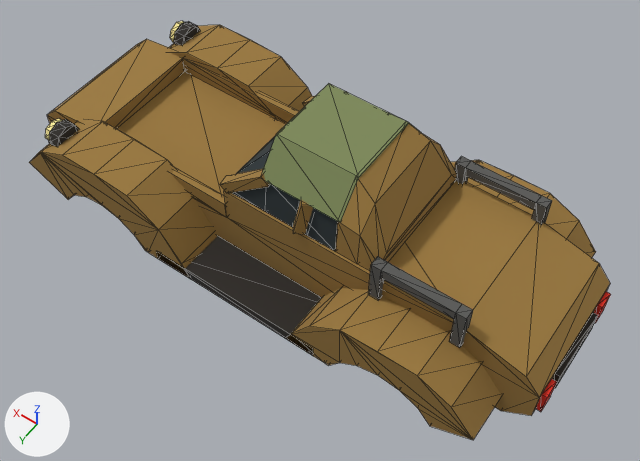
The glTF model public/models/base_courier.glb, before and after one commit.
Rendered twice from a 50 mm camera at (-2.64, 3.51, 5.13) aimed at (-0.28, 0.2, -0.06). Arrows for +X, +Y and +Z are at lower left; the lights stay in place. The picture after the commit comes second. Mesh edges are drawn as thin lines. Vertices at exactly the same position are counted once.

In view in the first picture: 'base_courier'.
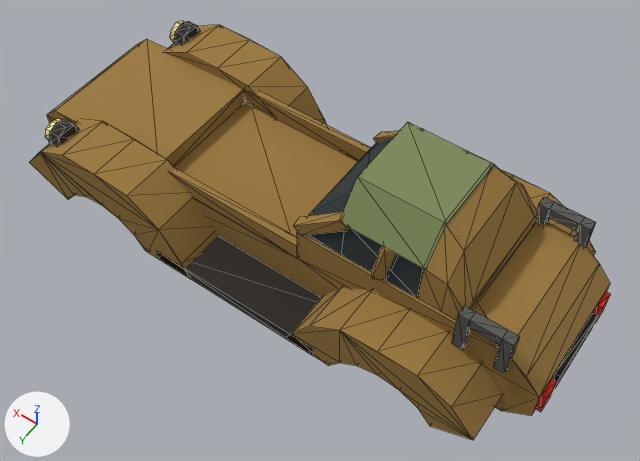
Boxes (x1, y1, x2, y2) around the edits, measured in the pictures (640 x 461 px; the box of a moved part takes in the faces that stretch with it):
part 1 of me_body, moved or reshaped: before (171, 169, 227, 218); after (171, 169, 298, 258)
part 2 of me_body, moved or reshaped: before (183, 58, 300, 124); after (243, 89, 371, 161)
part 3 of me_body, moved or reshaped: before (233, 124, 457, 271); after (307, 136, 539, 321)
part 4 of me_body, moved or reshaped: before (220, 169, 270, 193); after (293, 212, 349, 235)
part 5 of me_body, moved or reshaped: before (293, 200, 313, 235); after (372, 245, 396, 280)
part 6 of me_body, moved or reshaped: before (303, 91, 347, 106); after (373, 130, 400, 143)
part 7 of me_body, moved or reshaped: before (262, 83, 420, 222); after (341, 122, 498, 270)
part 8 of me_body, moved or reshaped: before (380, 262, 462, 319); after (468, 312, 508, 345)
part 9 of me_body, moved or reshaped: before (368, 256, 388, 300); after (452, 306, 476, 349)
part 10 of me_body, moved or reshaped: before (449, 304, 473, 348); after (494, 330, 520, 374)
part 11 of me_body, moved or reshaped: before (464, 161, 542, 210); after (547, 202, 585, 232)
part 12 of me_body, moved or reshaped: before (455, 156, 471, 184); after (537, 197, 554, 226)
part 13 of me_body, moved or reshaped: before (532, 196, 552, 225); after (574, 217, 596, 249)
part 14 of me_body, moved or reshaped: (47, 115, 538, 411) in both
part 15 of me_body, moved or reshaped: before (191, 75, 286, 196); after (251, 106, 358, 237)
part 16 of me_body, moved or reshaped: before (48, 39, 221, 194); after (48, 39, 290, 233)
part 17 of me_body, moved or reshaped: before (224, 181, 599, 397); after (297, 222, 599, 397)

What changed in the scene script:
```text
Change me_body:
    where me_body.from_pydata(...)  # 404 vertices, 692 faces; spans x -2.28..2.23, y -0.93..0.93, z -0.49..0.87
    used by ob_base_courier; location = (0.0, 0.0, 0.0)
    me_body part 1: the loose piece of 8 vertices spanning x 0.33..1.62, y 0.48..0.55, z 0.0..0.15 is moved by (-0.65, 0.0, 0.0)
    me_body part 2: the loose piece of 8 vertices spanning x 0.33..1.62, y -0.55..-0.48, z 0.0..0.15 is moved by (-0.65, 0.0, 0.0)
    me_body part 3: the loose piece of 34 vertices spanning x -0.98..0.32, y -0.52..0.52, z 0.3..0.87 is moved by (-0.65, 0.0, 0.0)
    me_body part 4: the loose piece of 8 vertices spanning x -0.07..0.36, y 0.41..0.55, z 0.29..0.65 is moved by (-0.65, 0.0, 0.0)
    me_body part 5: the loose piece of 8 vertices spanning x -0.44..-0.26, y 0.39..0.57, z 0.29..0.62 is moved by (-0.65, 0.0, 0.0)
    me_body part 6: the loose piece of 8 vertices spanning x -0.07..0.36, y -0.55..-0.41, z 0.29..0.65 is moved by (-0.65, 0.0, 0.0)
    me_body part 7: the loose piece of 8 vertices spanning x -0.65..0.0, y -0.5..0.5, z 0.61..0.87 is moved by (-0.65, 0.0, 0.0)
    me_body part 8: the loose piece of 8 vertices spanning x -1.59..-1.03, y 0.5..0.58, z 0.4..0.48 is scaled about its middle by (0.409, 1, 1), then moved by (-0.49, 0.0, 0.0)
    me_body part 9: the loose piece of 8 vertices spanning x -1.03..-0.95, y 0.5..0.58, z 0.13..0.48 is moved by (-0.65, 0.0, 0.0)
    me_body part 10: the loose piece of 8 vertices spanning x -1.66..-1.59, y 0.5..0.58, z 0.13..0.48 is moved by (-0.33, 0.0, 0.0)
    me_body part 11: the loose piece of 8 vertices spanning x -1.59..-1.03, y -0.58..-0.5, z 0.4..0.48 is scaled about its middle by (0.409, 1, 1), then moved by (-0.49, 0.0, 0.0)
    me_body part 12: the loose piece of 8 vertices spanning x -1.03..-0.95, y -0.58..-0.5, z 0.13..0.48 is moved by (-0.65, 0.0, 0.0)
    me_body part 13: the loose piece of 8 vertices spanning x -1.66..-1.59, y -0.58..-0.5, z 0.13..0.48 is moved by (-0.33, 0.0, 0.0)
    me_body part 14: all 2 vertices in x 0.32, y 0.54, z 0.0..0.3 are moved by (-0.65, 0.0, 0.0)
    me_body part 15: all 2 vertices in x 1.62, y -0.54, z 0.0..0.15 are moved by (-0.65, 0.0, 0.0)
    me_body part 16: all 2 vertices in x 1.62, y 0.54, z 0.0..0.15 are moved by (-0.65, 0.0, 0.0)
    me_body part 17: all 2 vertices in x -1.62, y -0.54..0.54, z 0.3 are moved by (-0.33, 0.0, 0.0)
```
